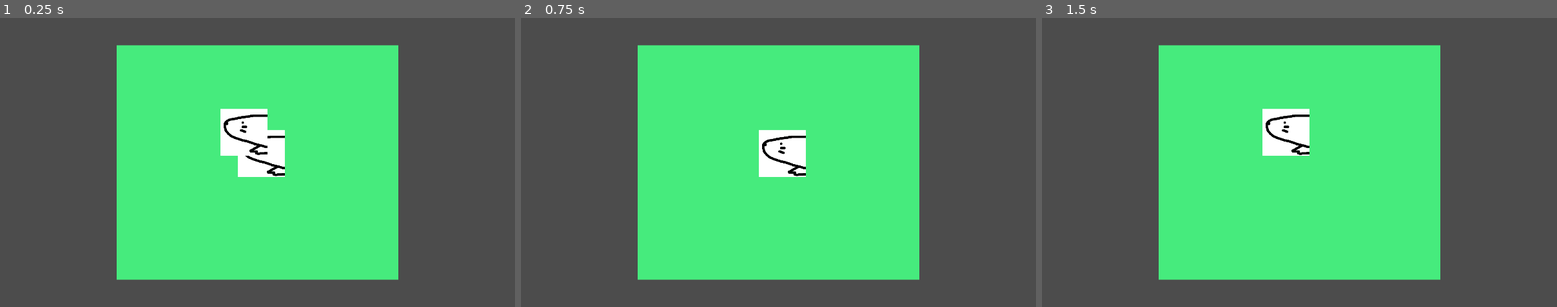
Above: before the commit, frames 1-3 (left to right).
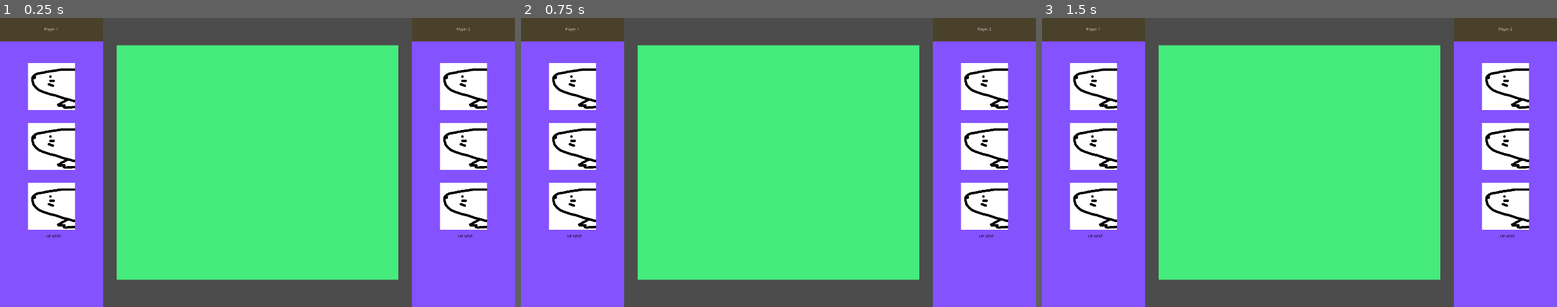
Above: after the commit, the same moments.

Repository: studio-hungus/habitile
Game: Godot game, scene res://Game/Game.tscn
The game is run twice, just before and just after one commit, with the same random seed, the same clock (stepped at 60 frames per second) and the same inputs.
Inputs (mouse positions are in pixels of both pictures, inside the frame that each line leads up to):
- Up to frame 1 (0.25 s): no input
- Up to frame 2 (0.75 s): tap Enter at 0.5 s; move the mouse to (783, 153) at 0.52 s; click (783, 153) at 0.67 s
- Up to frame 3 (1.5 s): tap Space at 1.25 s; move the mouse to (1284, 133) at 1.27 s; click (1284, 133) at 1.42 s

The runs differ from the first frame. In frame 1, 42% of the frame differs, in the area x 0-100%, y 0-100%; in frame 2, 41%; in frame 3, 41%.

Commit message:
Add GUI to game scene

Diff:
--- a/project/GUI/GUI.tscn
+++ b/project/GUI/GUI.tscn
@@ -9,8 +9,11 @@
 [node name="GUI" type="Control"]
 anchor_right = 1.0
 anchor_bottom = 1.0
+mouse_filter = 2
+input_pass_on_modal_close_click = false
 
 [node name="CanvasLayer" type="CanvasLayer" parent="."]
+layer = -1
 
 [node name="LeftPanel" type="Panel" parent="CanvasLayer"]
 anchor_top = 0.5
@@ -18,11 +21,14 @@
 margin_top = -540.0
 margin_right = 384.0
 margin_bottom = 540.0
+mouse_filter = 2
+input_pass_on_modal_close_click = false
 custom_styles/panel = SubResource( 1 )
 
 [node name="TitlePanel" type="Panel" parent="CanvasLayer/LeftPanel"]
 margin_right = 384.0
 margin_bottom = 88.0
+input_pass_on_modal_close_click = false
 custom_styles/panel = SubResource( 2 )
 
 [node name="PlayerLabel" type="RichTextLabel" parent="CanvasLayer/LeftPanel/TitlePanel"]
@@ -34,6 +40,7 @@
 margin_top = -8.0
 margin_right = 144.0
 margin_bottom = 8.0
+input_pass_on_modal_close_click = false
 bbcode_enabled = true
 bbcode_text = "[center]Player 1[/center]"
 text = "Player 1"
@@ -43,6 +50,7 @@
 margin_top = 810.0
 margin_right = 391.0
 margin_bottom = 844.0
+input_pass_on_modal_close_click = false
 custom_colors/default_color = Color( 0, 0, 0, 1 )
 bbcode_enabled = true
 bbcode_text = "[center]UP NEXT[/center]"
@@ -56,11 +64,14 @@
 margin_left = -384.0
 margin_top = -540.0
 margin_bottom = 540.0
+mouse_filter = 2
+input_pass_on_modal_close_click = false
 custom_styles/panel = SubResource( 1 )
 
 [node name="TitlePanel" type="Panel" parent="CanvasLayer/RightPanel"]
 margin_right = 384.0
 margin_bottom = 88.0
+input_pass_on_modal_close_click = false
 custom_styles/panel = SubResource( 2 )
 
 [node name="PlayerLabel" type="RichTextLabel" parent="CanvasLayer/RightPanel/TitlePanel"]
@@ -72,6 +83,7 @@
 margin_top = -8.0
 margin_right = 144.0
 margin_bottom = 8.0
+input_pass_on_modal_close_click = false
 bbcode_enabled = true
 bbcode_text = "[center]Player 2[/center]"
 text = "Player 2"
@@ -81,6 +93,7 @@
 margin_top = 810.0
 margin_right = 391.0
 margin_bottom = 844.0
+input_pass_on_modal_close_click = false
 custom_colors/default_color = Color( 0, 0, 0, 1 )
 bbcode_enabled = true
 bbcode_text = "[center]UP NEXT[/center]"
--- a/project/Game/Game.gd
+++ b/project/Game/Game.gd
@@ -22,10 +22,12 @@
 			hovered_node = empty_space
 			found_hover = true
 
+
 	for child in $Tiles.get_children():
 		if child != pressed_tile and child.contains(current_mouse_position):
 			hovered_node = child
 			found_hover = true
+
 
 	if not found_hover:
 		hovered_node = null
@@ -34,11 +36,13 @@
 func _on_Tile_pressed(tile):
 	pressed_tile = tile
 	original_tile_position = tile.global_position
+	tile.z_index = 10
 	tile.connect("released", self, "_on_Tile_released", [tile])
 
 
 func _on_Tile_released(tile):
 	pressed_tile = null
+	tile.z_index = 0
 
 	if hovered_node is Tile:
 		$NoDropSound.play()
--- a/project/Game/Game.tscn
+++ b/project/Game/Game.tscn
@@ -1,10 +1,11 @@
-[gd_scene load_steps=6 format=2]
+[gd_scene load_steps=7 format=2]
 
 [ext_resource path="res://Tile/Tile.tscn" type="PackedScene" id=1]
 [ext_resource path="res://Board/Board.tscn" type="PackedScene" id=2]
 [ext_resource path="res://Game/Game.gd" type="Script" id=3]
 [ext_resource path="res://Game/GL_SFX_Nope.wav" type="AudioStream" id=4]
 [ext_resource path="res://Tile/GL_SFX_Tile-Place.wav" type="AudioStream" id=5]
+[ext_resource path="res://GUI/GUI.tscn" type="PackedScene" id=6]
 
 [node name="Game" type="Node2D"]
 script = ExtResource( 3 )
@@ -23,19 +24,25 @@
 [node name="Board" parent="." instance=ExtResource( 2 )]
 position = Vector2( 960, 540 )
 
-[node name="RayCast2D" type="RayCast2D" parent="."]
-position = Vector2( 848, 647 )
-enabled = true
-cast_to = Vector2( 0, 0 )
-
 [node name="Tiles" type="Node2D" parent="."]
-position = Vector2( 848, 647 )
 
 [node name="Tile" parent="Tiles" instance=ExtResource( 1 )]
-position = Vector2( 126, -140 )
+position = Vector2( 192, 256 )
 
 [node name="Tile2" parent="Tiles" instance=ExtResource( 1 )]
-position = Vector2( 61, -219 )
+position = Vector2( 192, 480 )
+
+[node name="Tile3" parent="Tiles" instance=ExtResource( 1 )]
+position = Vector2( 192, 704 )
+
+[node name="Tile4" parent="Tiles" instance=ExtResource( 1 )]
+position = Vector2( 1728, 256 )
+
+[node name="Tile5" parent="Tiles" instance=ExtResource( 1 )]
+position = Vector2( 1728, 480 )
+
+[node name="Tile6" parent="Tiles" instance=ExtResource( 1 )]
+position = Vector2( 1728, 704 )
 
 [node name="NoDropSound" type="AudioStreamPlayer" parent="."]
 stream = ExtResource( 4 )
@@ -43,3 +50,5 @@
 [node name="DropSound" type="AudioStreamPlayer" parent="."]
 stream = ExtResource( 5 )
 volume_db = 3.0
+
+[node name="GUI" parent="." instance=ExtResource( 6 )]
